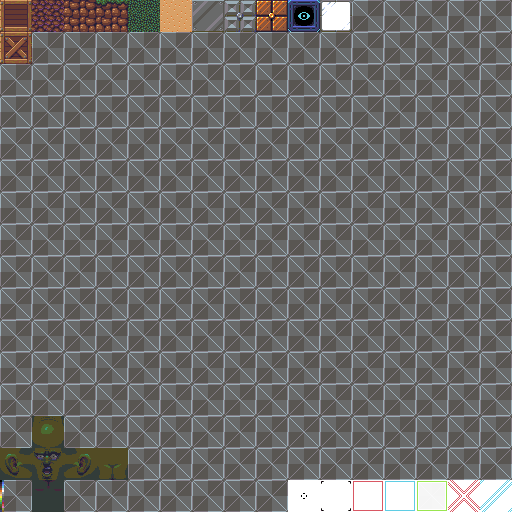
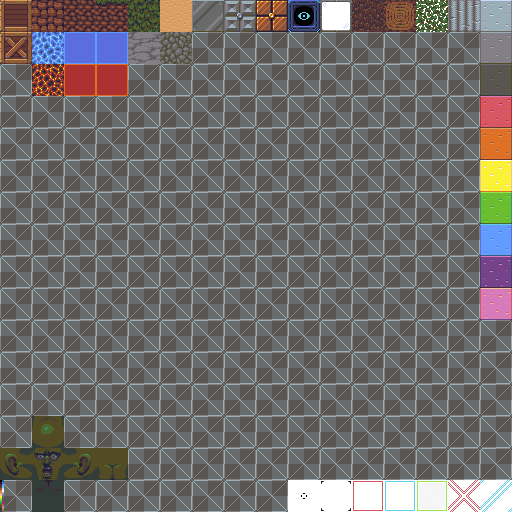
Layered file, before and after one edit (512 x 512). Changes by layer:
added group "ColoredBlocks" with 10 layers in group "Blocks" over [480, 0, 512, 320]
added layer "white" in group "ColoredBlocks" over [480, 0, 512, 32]
added layer "grey" in group "ColoredBlocks" over [480, 32, 512, 64]
added layer "darkGrey" in group "ColoredBlocks" over [480, 64, 512, 96]
added layer "red" in group "ColoredBlocks" over [480, 96, 512, 128]
added layer "orange" in group "ColoredBlocks" over [480, 128, 512, 160]
added layer "yellow" in group "ColoredBlocks" over [480, 160, 512, 192]
added group "Stone" (1st of 2, in "Blocks") with 2 layers in group "Blocks" over [128, 32, 192, 64]
added layer "Stone" (2nd of 2, in "Blocks" › "Stone") in group "Stone" over [128, 32, 161, 64]
added group "Water" (1st of 2, in "Blocks") with 2 layers in group "Blocks" over [32, 32, 128, 64]
added layer "OtherFrames" (1st of 2, in "Blocks" › "Water") in group "Water" over [64, 32, 128, 64]
added group "Lava" (1st of 2, in "Blocks") with 2 layers in group "Blocks" over [32, 64, 128, 96]
added layer "OtherFrames" (2nd of 2, in "Blocks" › "Lava") in group "Lava" over [64, 64, 128, 96]
added group "Tree" with 3 layers in group "Blocks" over [352, 0, 448, 32]
added layer "TreeWood" in group "Tree" over [352, 0, 416, 32]
added group "Grass" (1st of 2, in "Blocks") with 5 layers in group "Blocks" over [96, 0, 160, 32]
added layer "Grass2" in group "Grass" over [96, 0, 160, 32]
added group "Dirt" (1st of 2, in "Blocks") with 4 layers in group "Blocks" over [32, 0, 128, 32]
added layer "Dirt copy" in group "Dirt" over [64, 0, 128, 32]
hid "Dirt" (2nd of 2, in "Blocks" › "Dirt"), moved it into group "Dirt" over [32, 0, 96, 32]
added layer "DirtLarge copy" in group "Dirt" over [32, 0, 96, 32]
renamed "Dirt2" to "DirtLarge", hid it, moved it into group "Dirt", painted on it over [64, 0, 128, 32]
…and 15 more changes (12 added, 2 painted, 2 stack)
